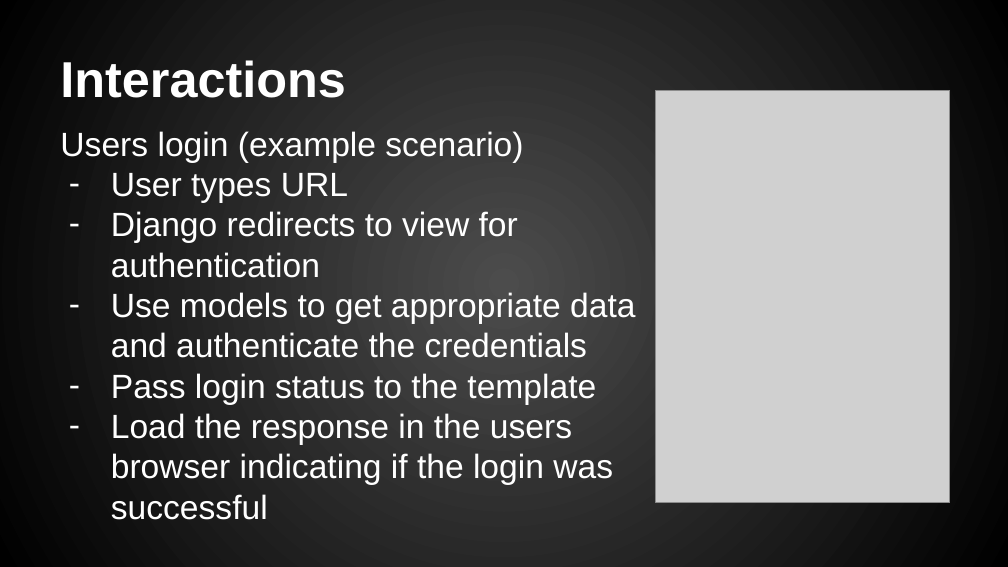
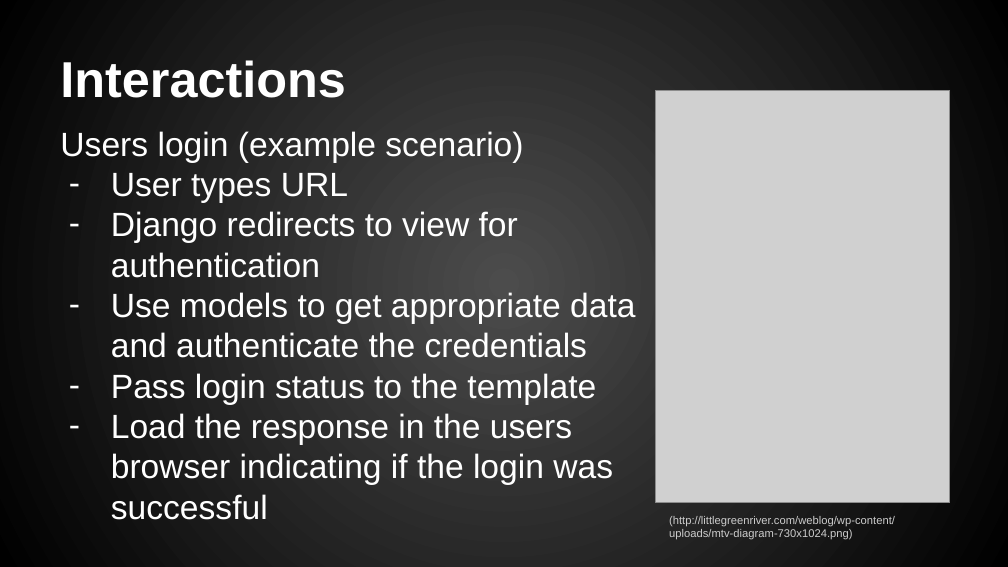
Before and after one commit to csc301-fall2014/Proj-Morning-Team4-repo, a slide deck: slide 10 of phase4/301 Final Presentation Slides.pptx. Drawn at 1008x567 pixels with LibreOffice and Linux fonts; fonts in the diff are those of the drawing; grey boxes stand for pictures. Boxes give left, top, right and bottom in pixels: in the first picture for what was removed or moved away, otherwise in the second. Text is boxed around its words. In the diff, an @@ line names an element or a change of style, - is before the commit and + after.

Commit message:
Added the source of the image in the presentation

```diff
--- a/phase4/301 Final Presentation Slides.pptx
+++ b/phase4/301 Final Presentation Slides.pptx
@@ text added at [669, 516, 895, 539], 8 pt, text #CCCCCC @@
+(http://littlegreenriver.com/weblog/wp-content/uploads/mtv-diagram-730x1024.png)
```
